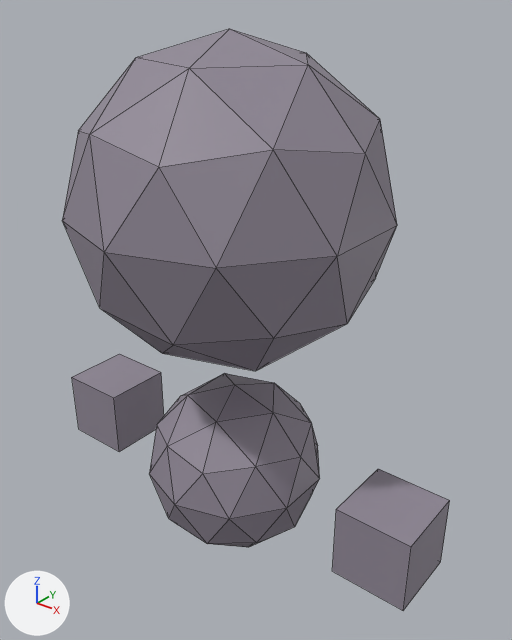
One commit to the Blender file Assets/robot prototype.blend: the scene before it, then after it.
One viewpoint serves both versions: a 50 mm lens placed at (2.17, -2.53, 2.51), pointed at (0.09, 0.07, 0.89). Every picture has the same lights, and +X, +Y and +Z are marked at lower left. Mesh edges are drawn as thin lines.

Names of what the first picture shows: 'body', 'head', 'left hand', 'right hand'.
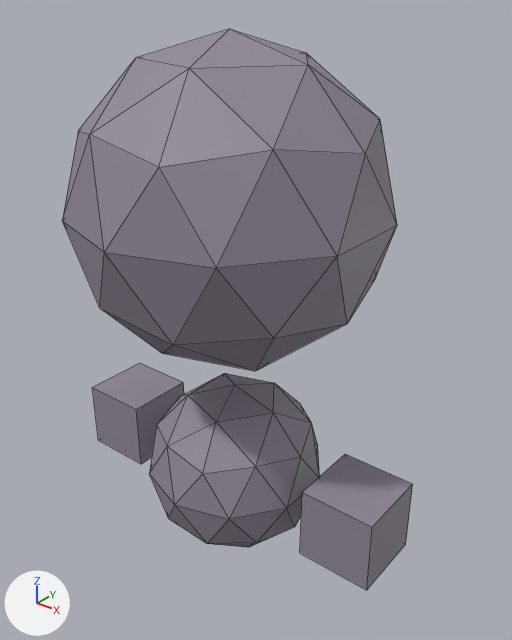
The change, as a list of edits to the scene's bpy script:
```text
Change ob_left_hand:
    ob_left_hand.location: (1.0, 0.0, 0.0) -> (0.8, 0.0, 0.0)
Change ob_right_hand:
    ob_right_hand.location: (-1.0, 0.0, 0.0) -> (-0.8, 0.0, 0.0)
```

Changed parts and their boxes [x1, y1, x2, y2] in the pictures (512 x 640 px):
'left hand', moved: before [332, 469, 450, 611]; after [300, 454, 413, 590]
'right hand', moved: before [72, 354, 164, 452]; after [92, 363, 184, 464]
